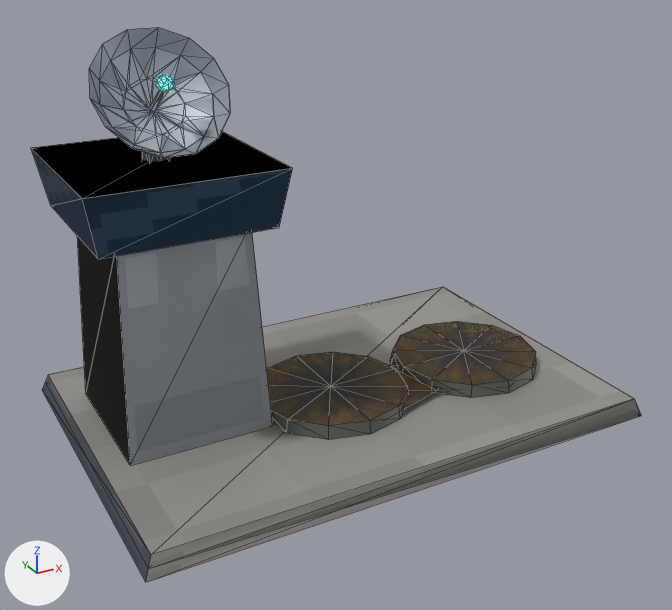
A saved change to the glTF model rust-ra2/assets/models/allied_airforce_command.glb.
Camera for both pictures: a camera (50 mm lens) standing at (-4.23, -7.73, 5.01) and looking at (-0.13, -0.28, 1.29). The axes (+X, +Y, +Z) are drawn at lower left. The lights are the same throughout. The picture after the commit comes second. Mesh edges are drawn as thin lines. Where no turn or scale is listed for an object, it has been applied to the vertices. Vertices at exactly the same position are counted once.

Objects in the first picture: 'Hull', 'Hull_LOD1', 'Rotor', 'Rotor_LOD1'.
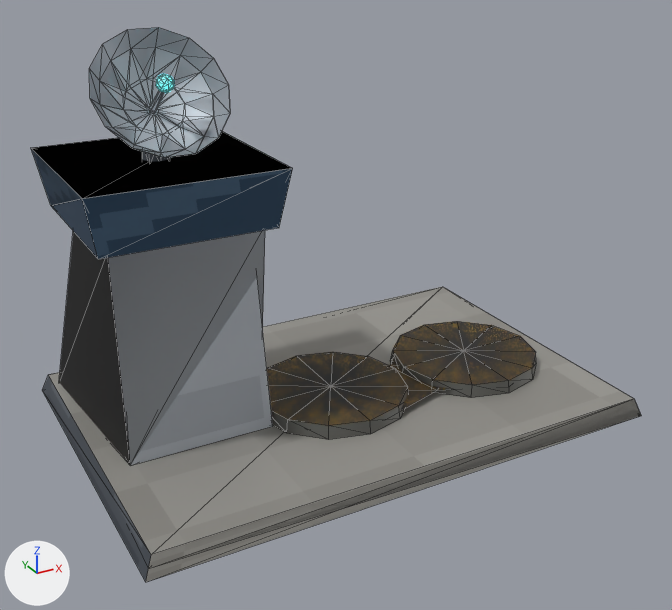
The change, as a list of edits to the scene's bpy script:
```text
Change me_hull_lod1_mesh:
    used by ob_hull_lod1; location = (0.0, 0.0, 0.0)
    remove me_hull_lod1_mesh.from_pydata(...)  # 37 vertices, 47 faces; spans x -2.66..2.7, y -1.8..1.8, z 0.0..2.83
    add me_hull_lod1_mesh.from_pydata(...)  # 33 vertices, 47 faces; spans x -2.66..2.7, y -1.8..1.8, z 0.0..2.83
    me_hull_lod1_mesh part 1
    8 vertices are removed from x -2.66..-0.82, y -0.47..1.77, z 0.1..2.3
    24 faces are deleted
    4 vertices are added at (-2.56, 1.56, 0.13), (-2.37, -0.4, 2.28), (-0.91, -0.11, 0.25), (-0.93, -0.4, 2.28)
    24 new faces join them
```

What differs and where, as boxes [x1, y1, x2, y2] in the pictures (672 x 610 px; the box of a moved part takes in the faces that stretch with it):
'Hull_LOD1', reshaped: before [158, 359, 641, 566]; after [59, 230, 641, 566]
part 1 of me_hull_lod1_mesh, moved or reshaped (not visible before): after [59, 230, 265, 465]
